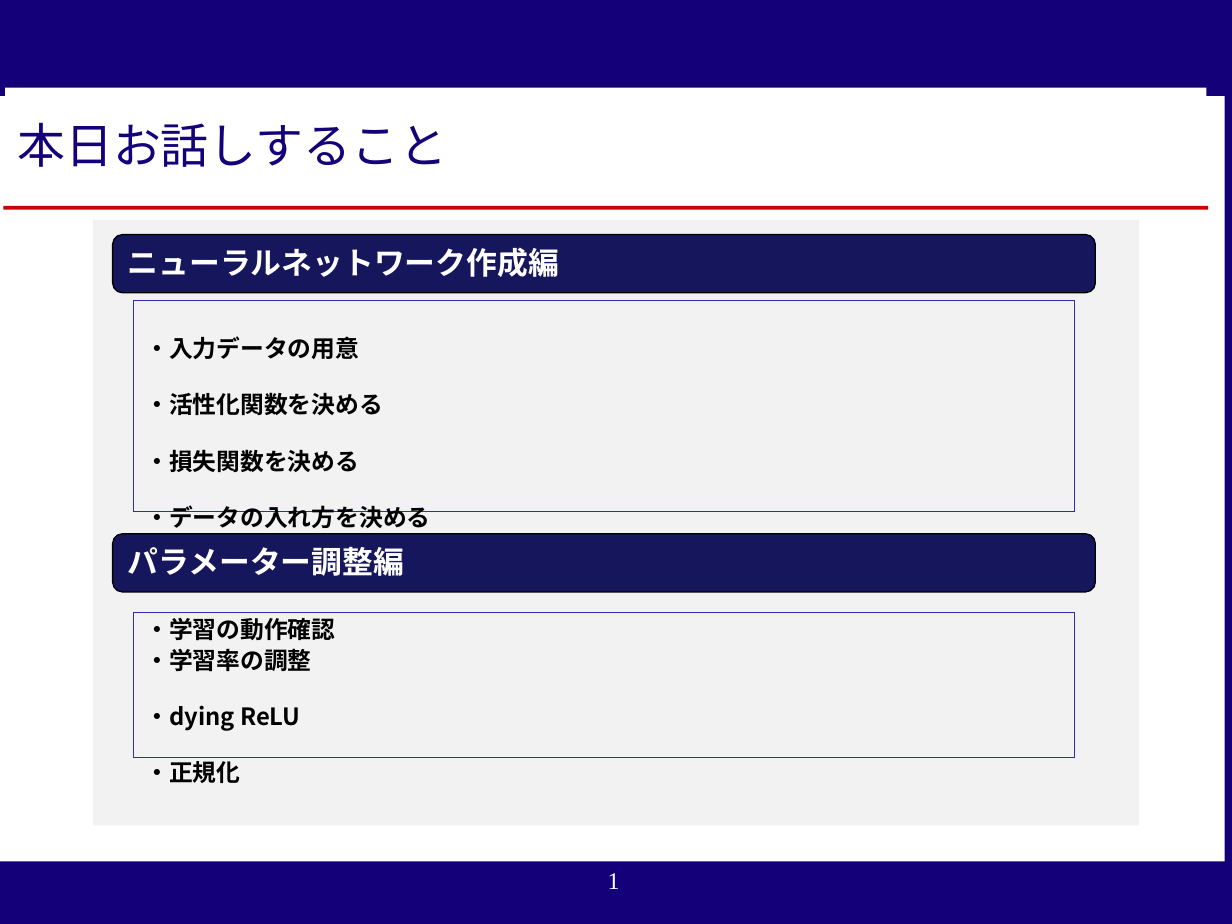
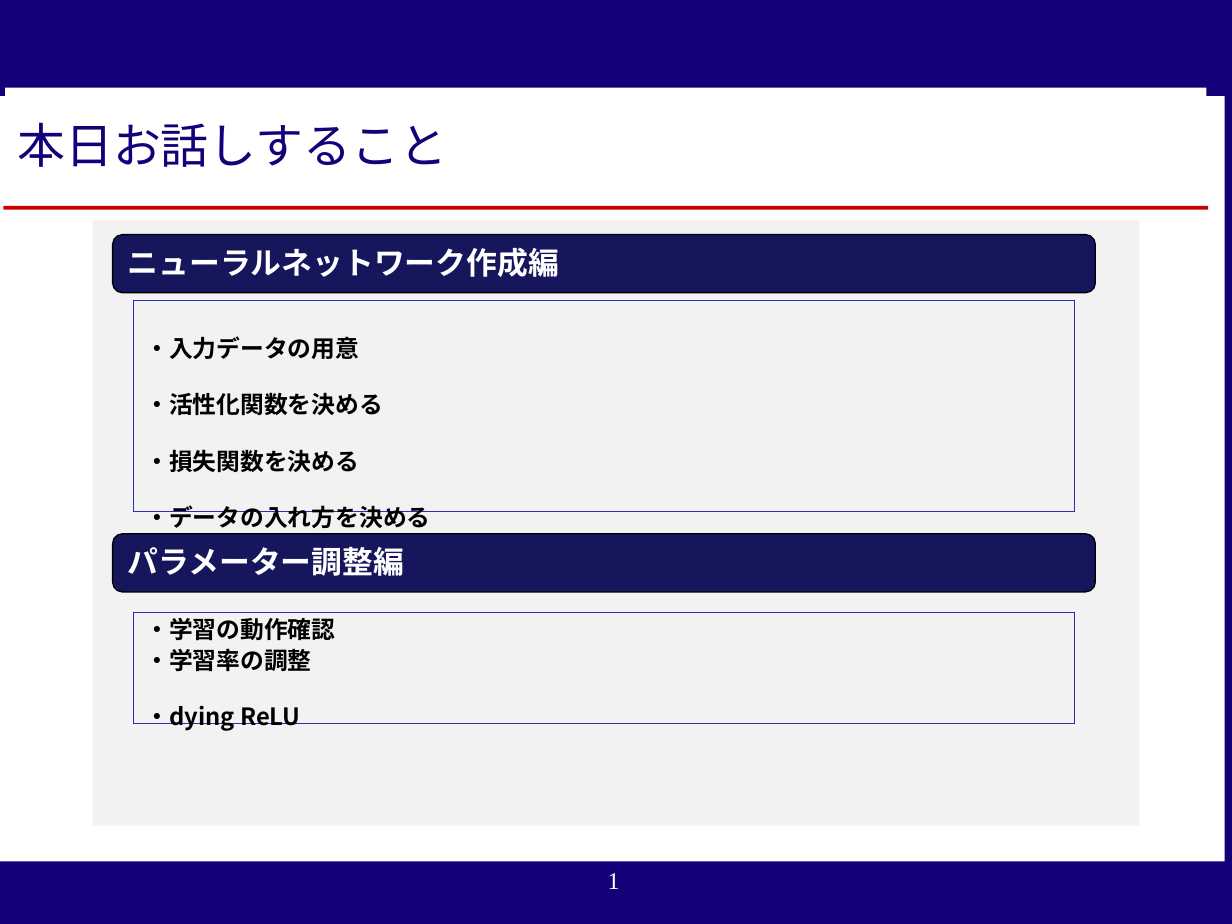
Before and after one commit to reversi-ir/ai-program, a slide deck: slide 1 of reversi-ai/result/オセロAI_技術アカデミー用説明資料.pptx. Drawn at 1232x924 pixels with LibreOffice and Linux fonts; fonts in the diff are those of the drawing; background and template pictures are left out. Boxes give left, top, right and bottom in pixels: in the first picture for what was removed or moved away, otherwise in the second. Text is boxed around its words. In the diff, an @@ line names an element or a change of style, - is before the commit and + after.

```diff
--- a/reversi-ai/result/オセロAI_技術アカデミー用説明資料.pptx
+++ b/reversi-ai/result/オセロAI_技術アカデミー用説明資料.pptx
@@ rectangle "・学習率の調整": place and size @@
-rectangle "・学習率の調整" at (133,612,1074,758)
+rectangle "・学習率の調整" at (133,612,1074,724)
@@ text in rectangle at (145,757,240,783): paragraph removed @@
-・正規化
```
Also in this commit, not shown: 6 other slides changed, 2 slides added, 5 other files.
